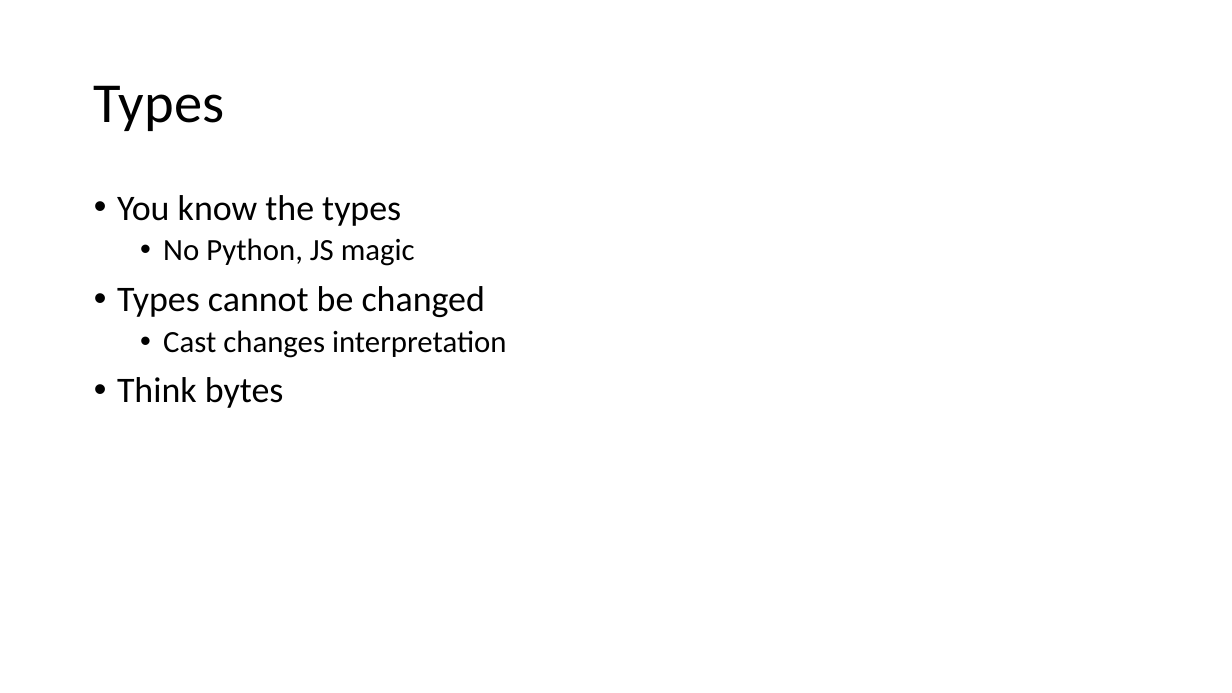
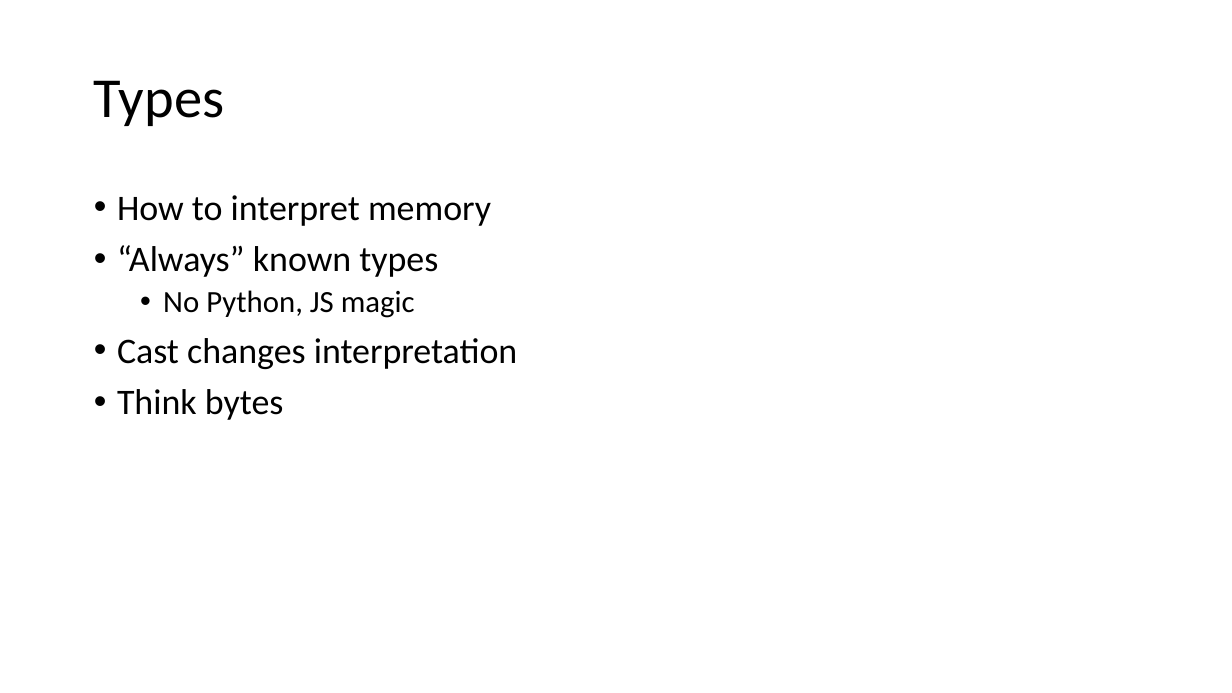
Before and after one commit to joelbygger/c_talk, a slide deck: slide 7 of presentation.pptx. Drawn at 1232x693 pixels with LibreOffice and Linux fonts; fonts in the diff are those of the drawing. Boxes give left, top, right and bottom in pixels: in the first picture for what was removed or moved away, otherwise in the second. Text is boxed around its words. In the diff, an @@ line names an element or a change of style, - is before the commit and + after.

```diff
--- a/presentation.pptx
+++ b/presentation.pptx
@@ title "Types": place and size @@
-title "Types" at box(94, 85, 224, 131)
+title "Types" at box(94, 80, 224, 126)
@@ text at box(117, 195, 491, 277): text changed @@
-• You know the types
+• How to interpret memory
+• “Always” known types
@@ text at box(117, 286, 485, 317): paragraph removed @@
-• Types cannot be changed
@@ text at box(117, 338, 517, 369): size 24 to 28 pt in "Cast changes interpretation"; list level 2 to 1 in "Cast changes interpretation" @@
```
Also in this commit, not shown: 5 other slides changed, 3 slides added, 5 other files.
